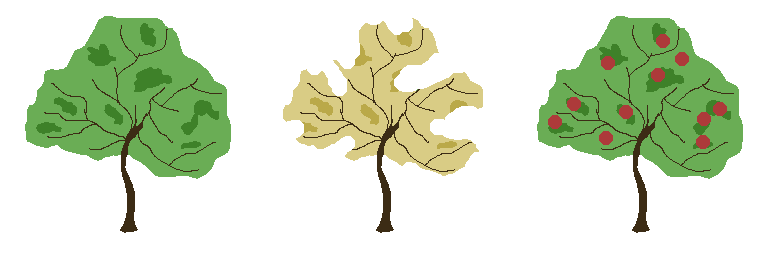
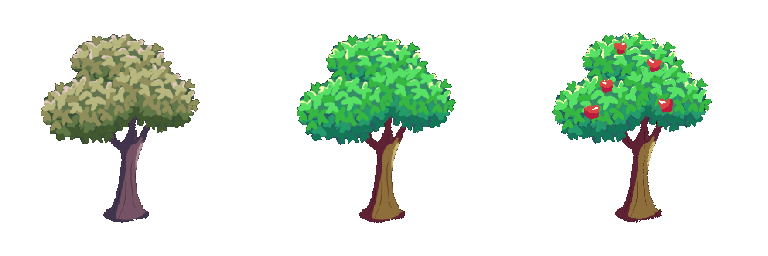
Two versions of the same layered image (768x256). Layer-by-layer changes:
renamed "Tree" to "Layer 1", painted on it over (25, 16, 743, 233)
